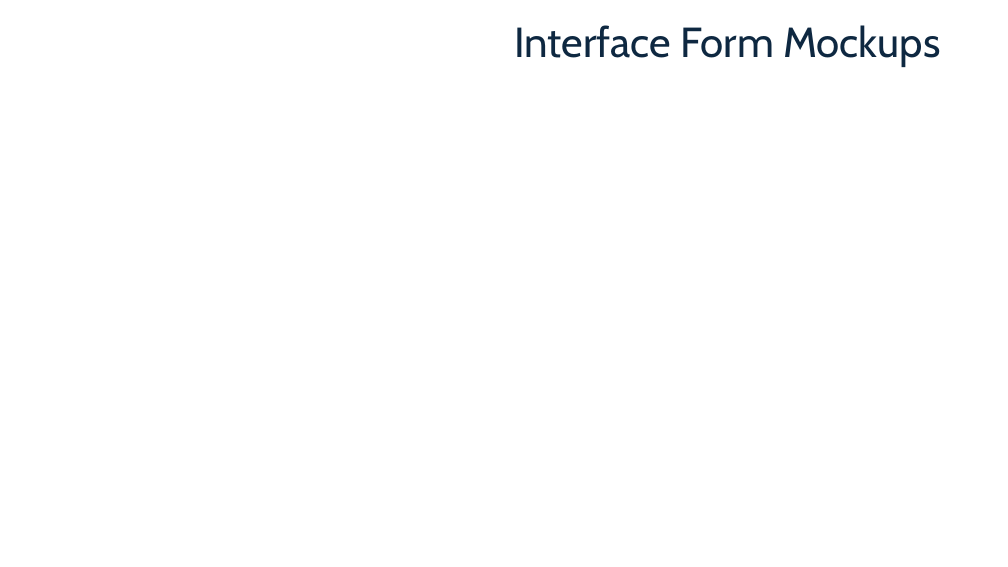
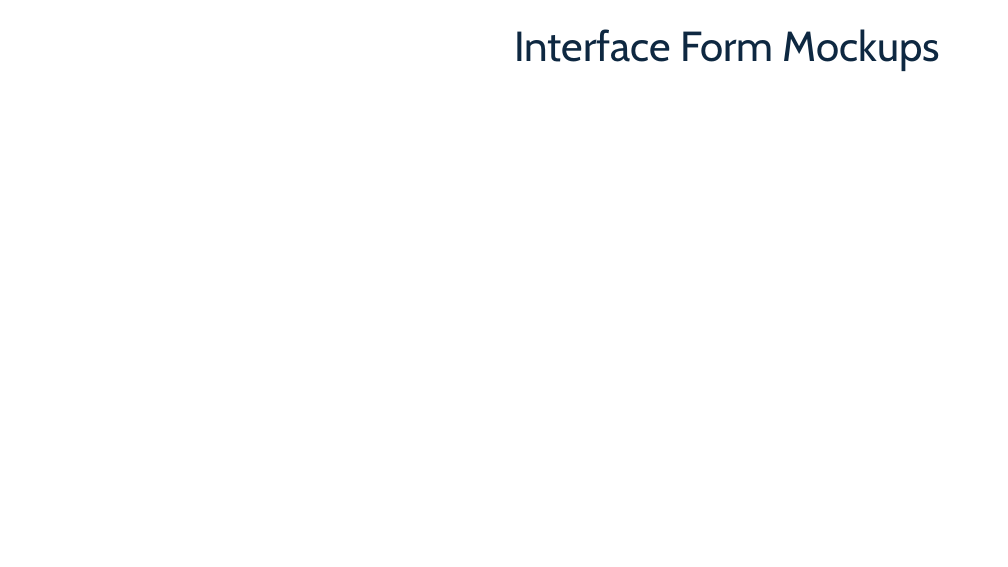
Before and after one commit to nbird11/hospital-sql, a slide deck: slide 6 of Hospital Management System.pptx. Drawn at 1008x567 pixels with LibreOffice and Linux fonts; fonts in the diff are those of the drawing; background and template pictures are left out. Boxes give left, top, right and bottom in pixels: in the first picture for what was removed or moved away, otherwise in the second. Text is boxed around its words. In the diff, an @@ line names an element or a change of style, - is before the commit and + after.

Commit message:
Update presentation

```diff
--- a/Hospital Management System.pptx
+++ b/Hospital Management System.pptx
@@ text "Interface Form Mockups": place and size @@
-text "Interface Form Mockups" at [515,25,940,67]
+text "Interface Form Mockups" at [514,29,940,71]
```
